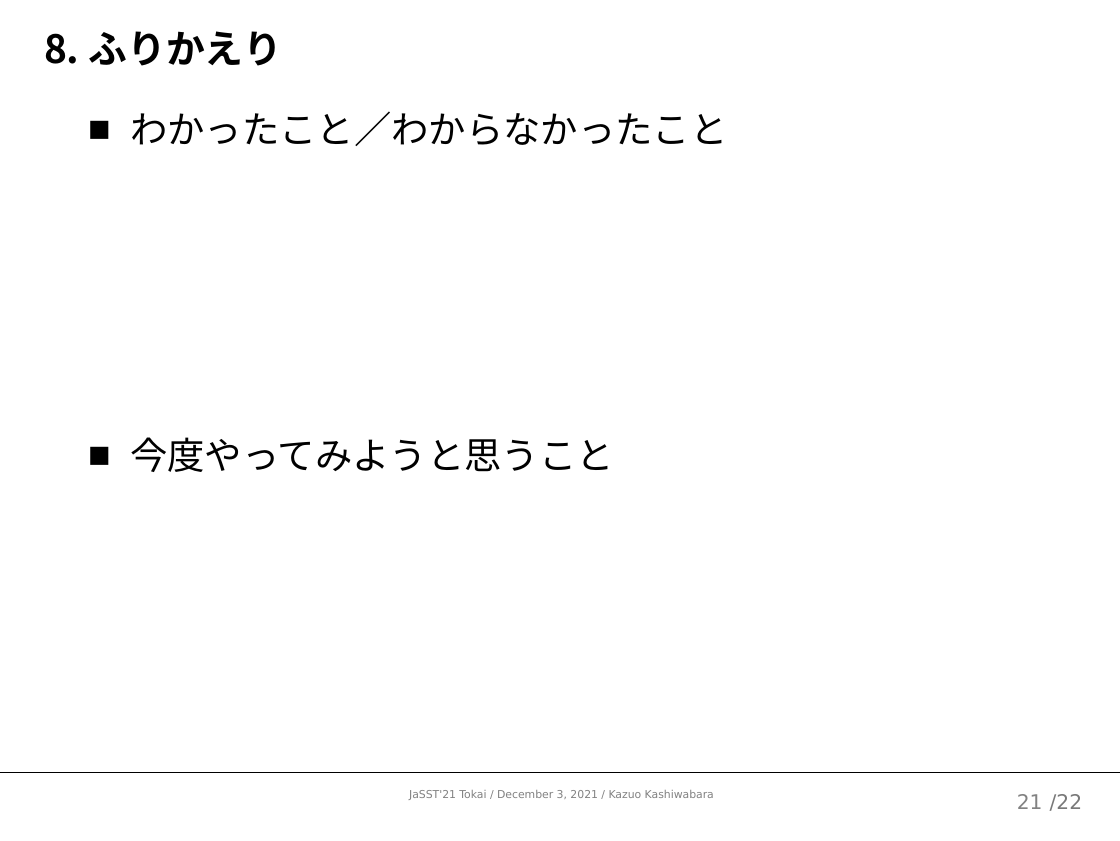
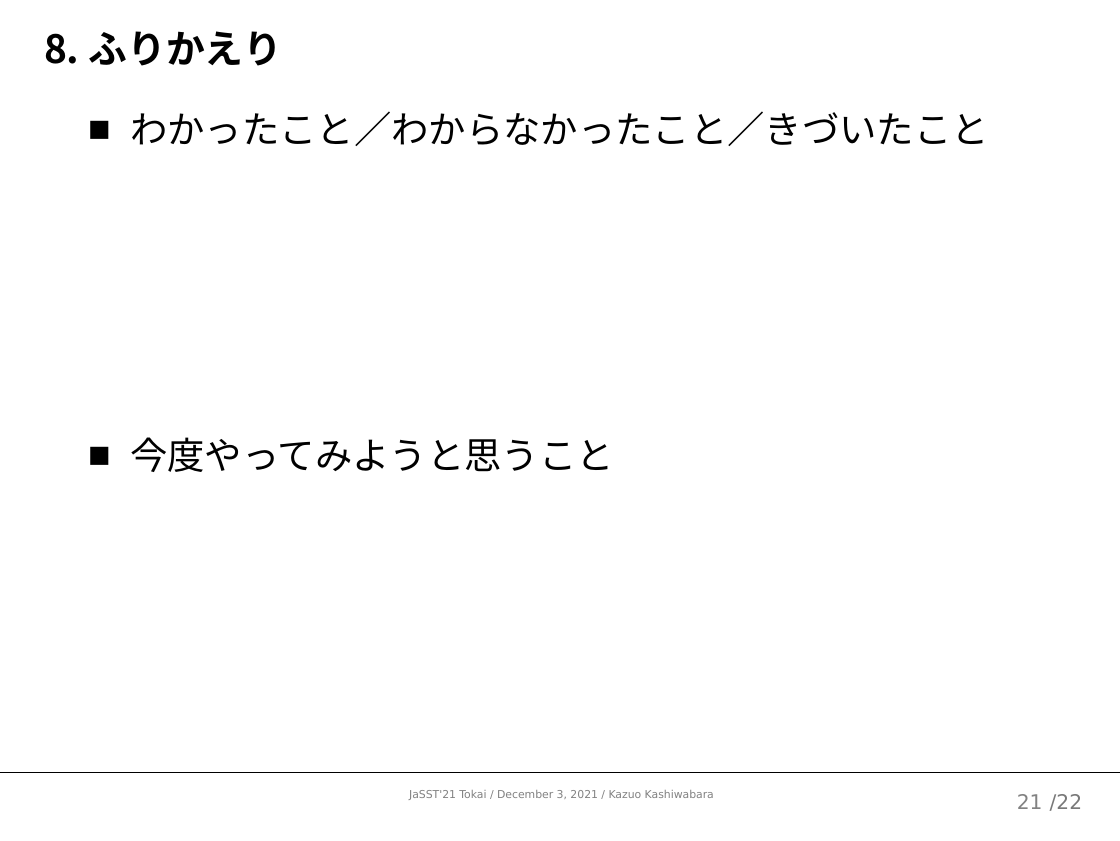
Before and after one commit to kazuo-reve/Work_MorphologicalBasedReview, a slide deck: slide 22 of 形態素ベースドレビューワークショップ.pptx. Drawn at 1120x841 pixels with LibreOffice and Linux fonts; fonts in the diff are those of the drawing. Boxes give left, top, right and bottom in pixels: in the first picture for what was removed or moved away, otherwise in the second. Text is boxed around its words. In the diff, an @@ line names an element or a change of style, - is before the commit and + after.

```diff
--- a/形態素ベースドレビューワークショップ.pptx
+++ b/形態素ベースドレビューワークショップ.pptx
@@ text at <box>130,111,989,146</box>: text changed @@
-■ わかったこと／わからなかったこと
+■ わかったこと／わからなかったこと／きづいたこと
```
Also in this commit, not shown: 4 other slides changed.
